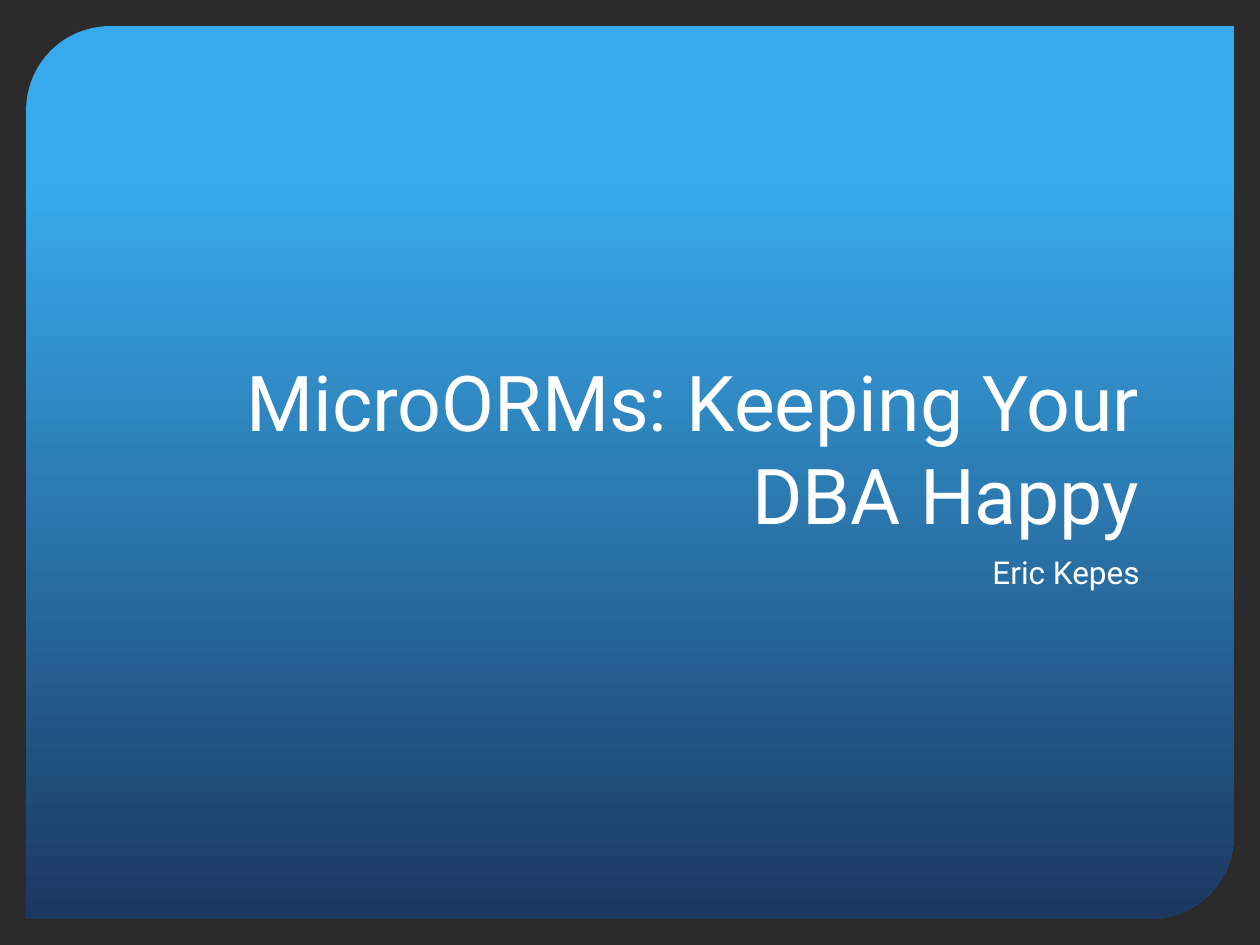
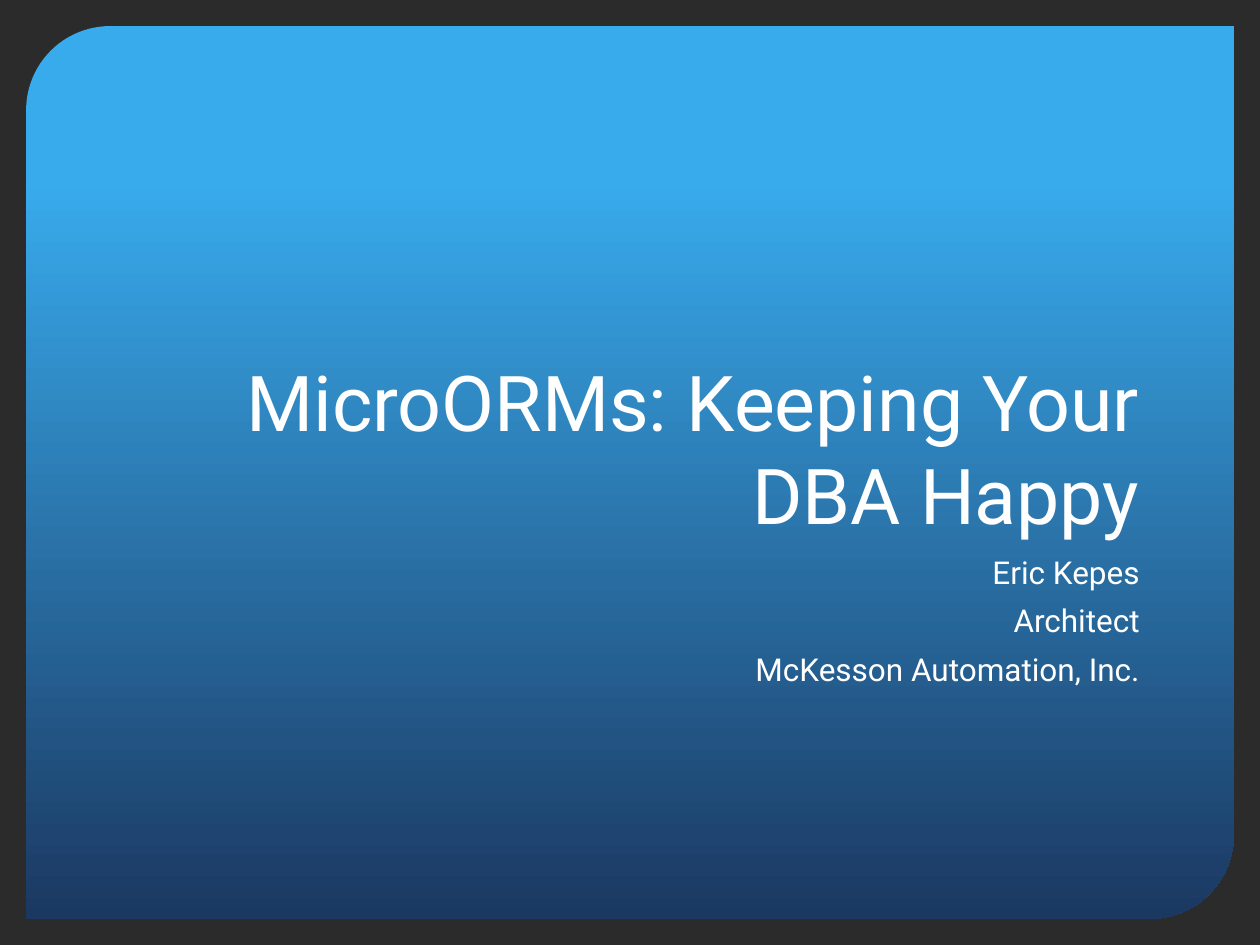
Before and after one commit to ekepes/Presentations, a slide deck: slide 1 of MicroORMs/MicroORMs - Keeping Your DBA Happy.pptx. Drawn at 1260x945 pixels with LibreOffice and Linux fonts; fonts in the diff are those of the drawing; background and template pictures are left out; a plain dark background stands for a picture behind light text. Boxes give left, top, right and bottom in pixels: in the first picture for what was removed or moved away, otherwise in the second. Text is boxed around its words. In the diff, an @@ line names an element or a change of style, - is before the commit and + after.

```diff
--- a/MicroORMs/MicroORMs - Keeping Your DBA Happy.pptx
+++ b/MicroORMs/MicroORMs - Keeping Your DBA Happy.pptx
@@ subtitle at (x1=755, y1=608, x2=1140, y2=686): paragraphs added @@
+Architect
+McKesson Automation, Inc.
```
Also in this commit, not shown: 1 other slide changed, 1 slide added.
